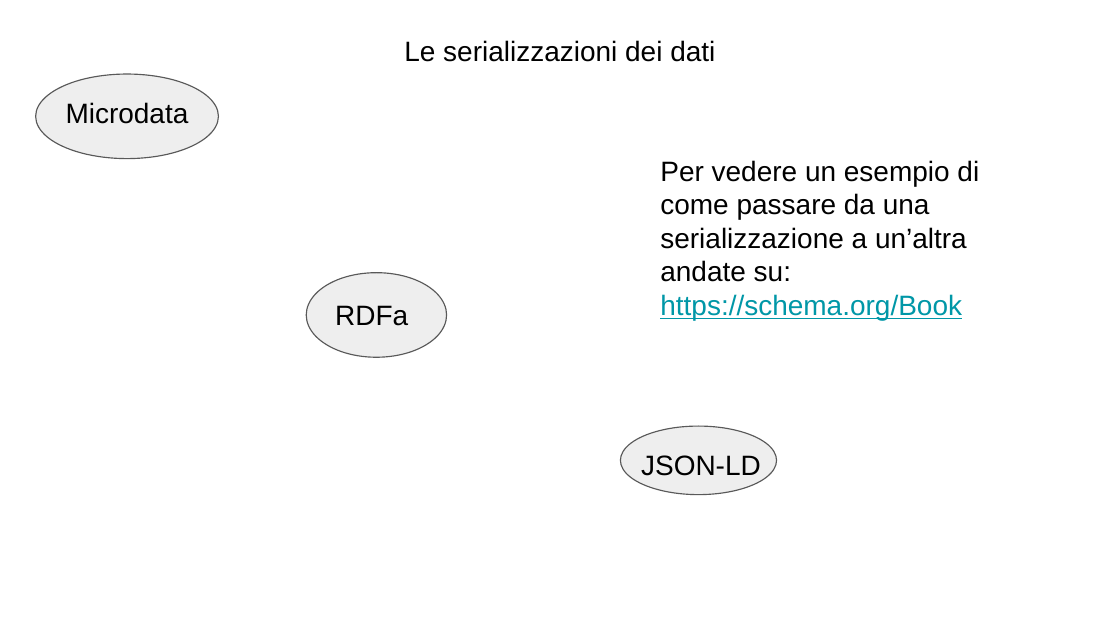
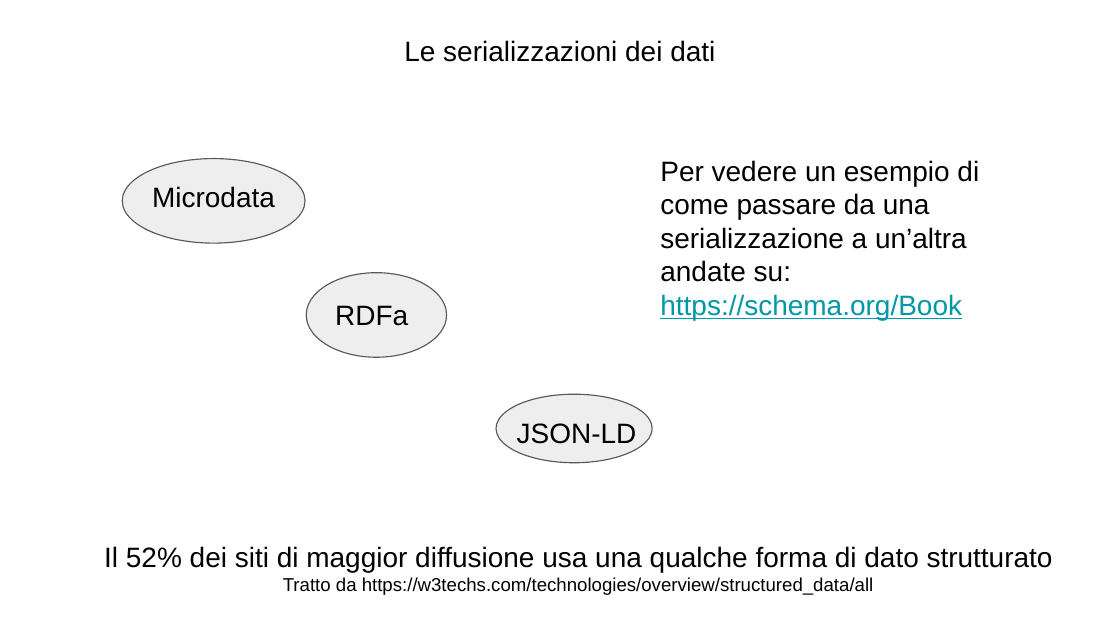
Before and after one commit to claudiotubertini/lettore_bulimico, a slide deck: slide 18 of cubo_lettore_google.pptx. Drawn at 1120x630 pixels with LibreOffice and Linux fonts; fonts in the diff are those of the drawing. Boxes give left, top, right and bottom in pixels: in the first picture for what was removed or moved away, otherwise in the second. Text is boxed around its words. In the diff, an @@ line names an element or a change of style, - is before the commit and + after.

```diff
--- a/cubo_lettore_google.pptx
+++ b/cubo_lettore_google.pptx
@@ ellipse: place and size @@
-ellipse at (36,74,218,158)
+ellipse at (122,159,305,243)
@@ title "Microdata": place and size @@
-title "Microdata" at (66,102,189,124)
+title "Microdata" at (152,186,275,208)
@@ ellipse: place and size @@
-ellipse at (620,426,776,494)
+ellipse at (496,394,652,463)
@@ title "JSON-LD": place and size @@
-title "JSON-LD" at (641,455,761,476)
+title "JSON-LD" at (517,423,637,444)
@@ title added at (104,546,1053,595), 12 pt, text #000000 @@
+Il 52% dei siti di maggior diffusione usa una qualche forma di dato strutturato
+Tratto da https://w3techs.com/technologies/overview/structured_data/all
```
Also in this commit, not shown: 1 other slide changed.
